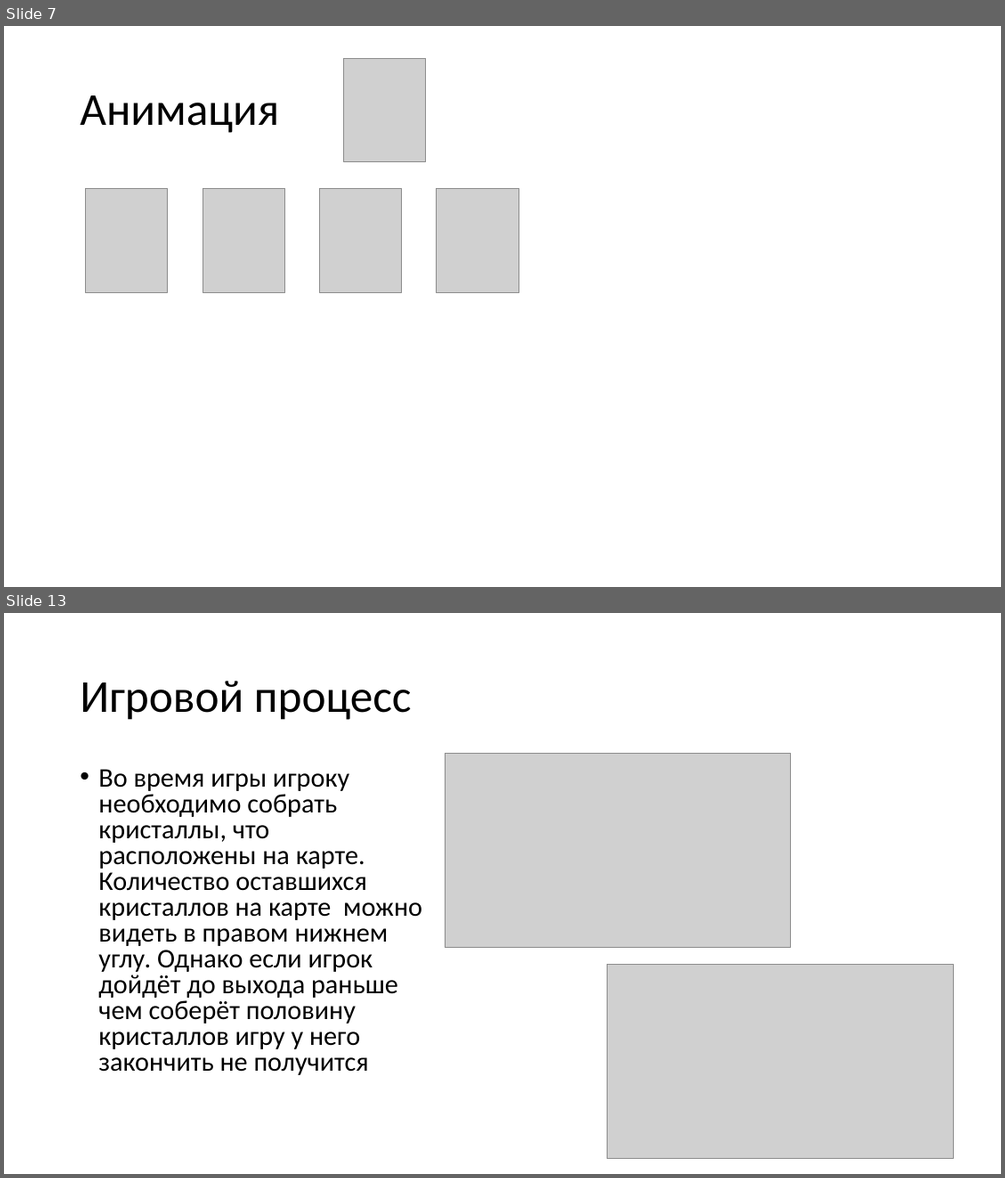
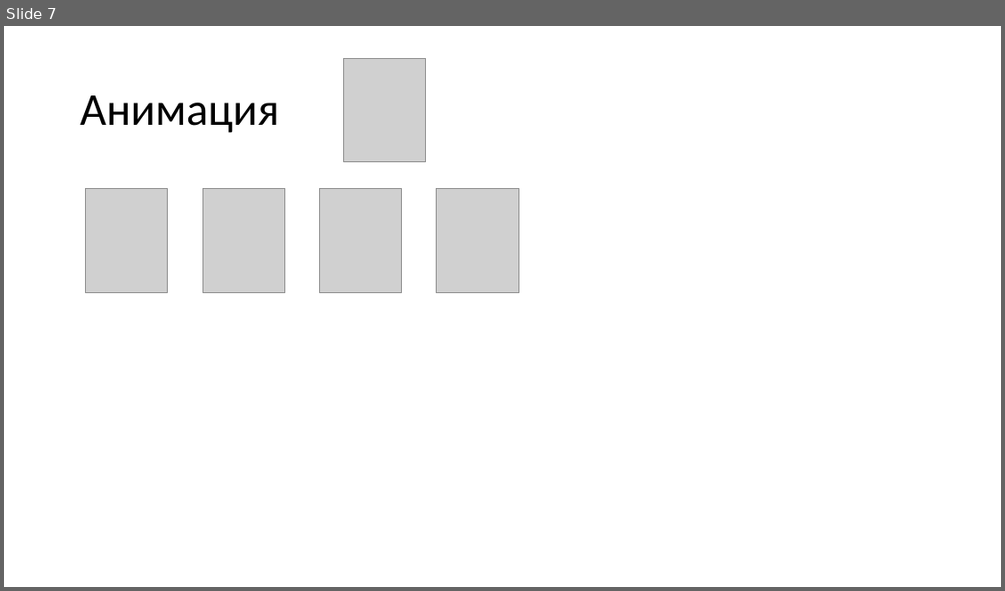
Before and after one commit to Scheise45/projeckt_2, a slide deck: документы/проект2.pptx. Shown one above the other, each under a label of ours: slides 7 and 13 before the commit, slide 7 after it; the slides between them are not shown. The pictures are 1005x1178 and 1005x591 pixels, drawn with LibreOffice and Linux fonts; fonts in the diff are those of the drawing; grey boxes stand for pictures. Boxes give left, top, right and bottom in pixels: in the first picture for what was removed or moved away, otherwise in the second. Text is boxed around its words. In the diff, an @@ line names an element or a change of style, - is before the commit and + after.

```diff
--- a/документы/проект2.pptx
+++ b/документы/проект2.pptx
@@ slide 13 removed at bbox=[4, 613, 1001, 1174], background #FFFFFF @@
@@ title removed at bbox=[80, 681, 412, 720] @@
-Игровой процесс
@@ text removed at bbox=[98, 769, 422, 1075] @@
-• Во время игры игроку необходимо собрать кристаллы, что расположены на карте. Количество оставшихся кристаллов на карте можно видеть в правом нижнем углу. Однако если игрок дойдёт до выхода раньше чем соберёт половину кристаллов игру у него закончить не получится
@@ picture removed at bbox=[445, 754, 790, 948] @@
@@ picture removed at bbox=[607, 965, 953, 1159] @@
```
Also in this commit, not shown: 7 slides changed, 3 other slides removed.
